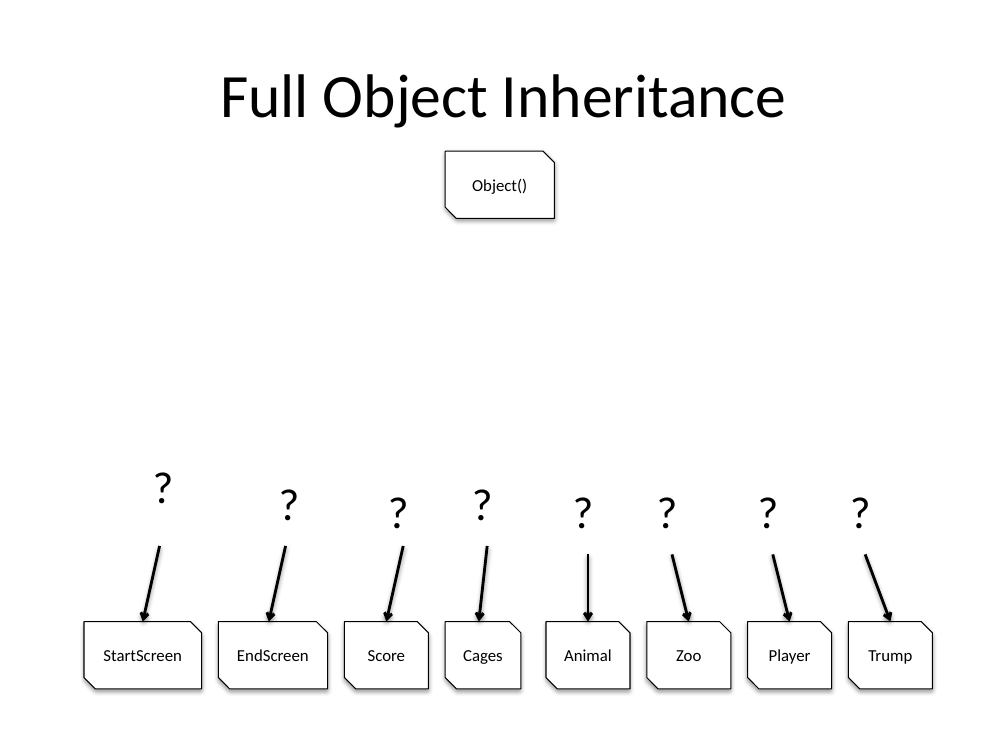
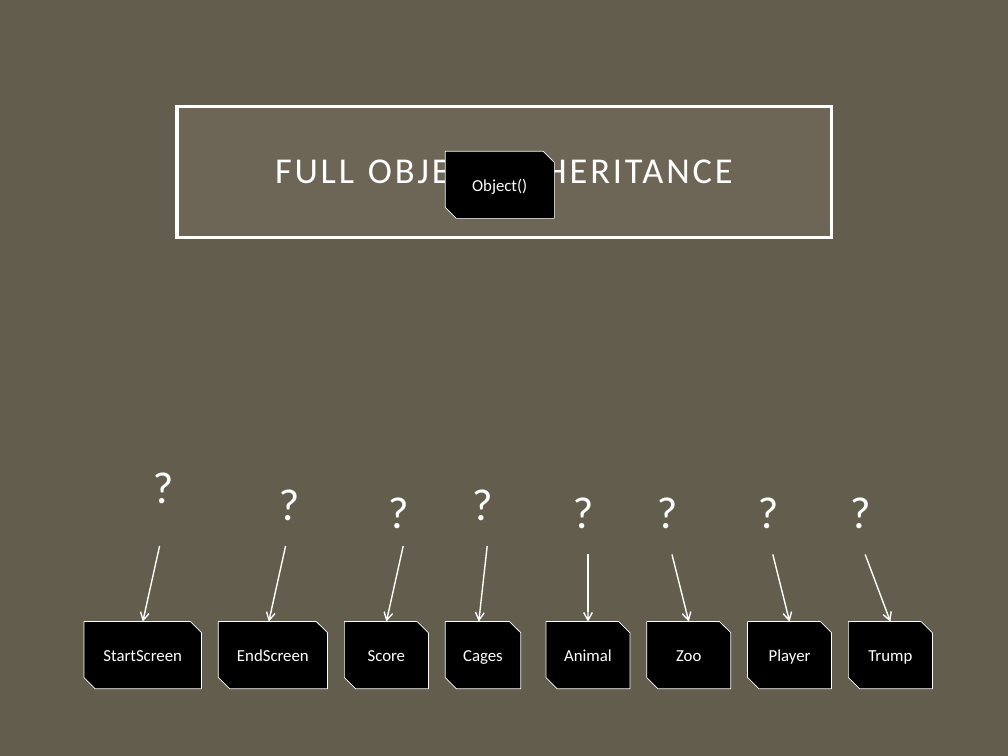
Before and after one commit to javisaurusrex/zookillsoccer, a slide deck: slide 28 of assets/game architecture/ZooKill Soccer Game Design Document.pptx. Drawn at 1008x756 pixels with LibreOffice and Linux fonts; fonts in the diff are those of the drawing. Boxes give left, top, right and bottom in pixels: in the first picture for what was removed or moved away, otherwise in the second. Text is boxed around its words. In the diff, an @@ line names an element or a change of style, - is before the commit and + after.

```diff
--- a/assets/game architecture/ZooKill Soccer Game Design Document.pptx
+++ b/assets/game architecture/ZooKill Soccer Game Design Document.pptx
@@ background #FFFFFF to #635D4D @@
@@ title "FULL OBJECT INHERITANCE": place and size @@
-title "FULL OBJECT INHERITANCE" at bbox=[220, 74, 787, 128]
+title "FULL OBJECT INHERITANCE" at bbox=[177, 106, 832, 237]
@@ title "FULL OBJECT INHERITANCE" at bbox=[177, 106, 832, 237]: fill none to #A7A08E at 15% opacity; outline none to #FFFFFF 2.5 pt @@
@@ title at bbox=[275, 153, 733, 192]: text changed; size 44 to 26 pt; text colour #000000 to #FFFFFF @@
-Full Object Inheritance
+FULL OBJECT INHERITANCE
@@ text colour #000000 to #FFFFFF; fill #FFFFFF to #000000; outline #000000 0.75 pt to #FFFFFF 0.5 pt; shadow off in 9 elements at bbox=[546, 622, 630, 689], bbox=[748, 622, 832, 689], bbox=[849, 622, 932, 689], bbox=[446, 622, 521, 689], bbox=[647, 622, 731, 689], bbox=[345, 622, 428, 689], bbox=[84, 622, 202, 689], bbox=[219, 622, 328, 689], bbox=[446, 151, 554, 219] @@
@@ text colour #000000 to #FFFFFF in 8 elements at bbox=[143, 454, 184, 518], bbox=[462, 471, 503, 535], bbox=[562, 479, 604, 543], bbox=[647, 479, 688, 543], bbox=[748, 479, 789, 543], bbox=[840, 479, 881, 543], bbox=[378, 479, 419, 543], bbox=[269, 471, 310, 535] @@
@@ arrow (159, 546) - (143, 622): stroke #000000 2 pt to #FFFFFF 1 pt @@
@@ arrow (285, 546) - (269, 622): stroke #000000 2 pt to #FFFFFF 1 pt @@
@@ arrow (403, 546) - (386, 622): stroke #000000 2 pt to #FFFFFF 1 pt @@
@@ arrow (487, 546) - (479, 622): stroke #000000 2 pt to #FFFFFF 1 pt @@
@@ arrow (588, 554) - (588, 622): stroke #000000 2 pt to #FFFFFF 1 pt @@
@@ arrow (672, 554) - (688, 622): stroke #000000 2 pt to #FFFFFF 1 pt @@
@@ arrow (773, 554) - (789, 622): stroke #000000 2 pt to #FFFFFF 1 pt @@
@@ arrow (865, 554) - (890, 622): stroke #000000 2 pt to #FFFFFF 1 pt @@
```
Also in this commit, not shown: 29 other slides changed, 37 other files.
